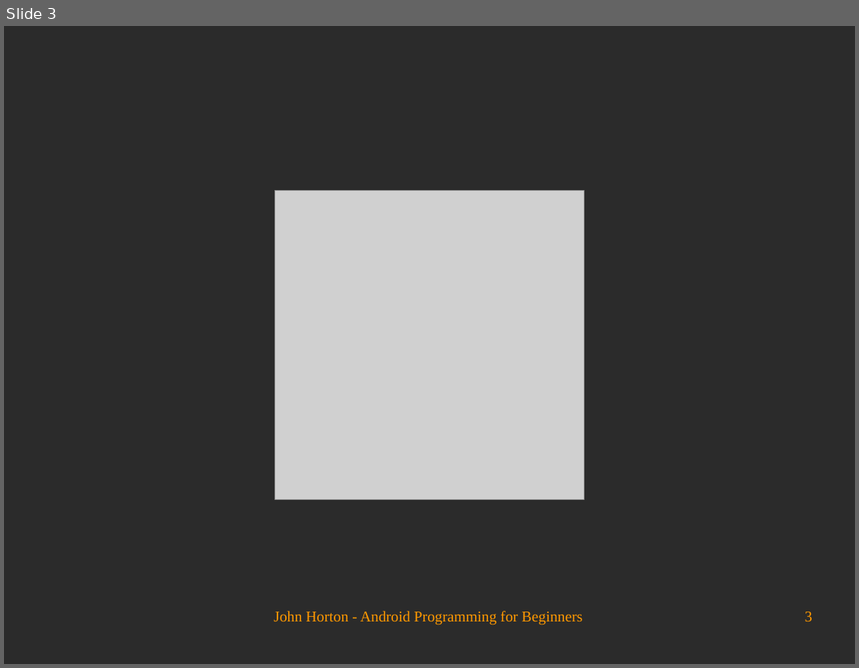
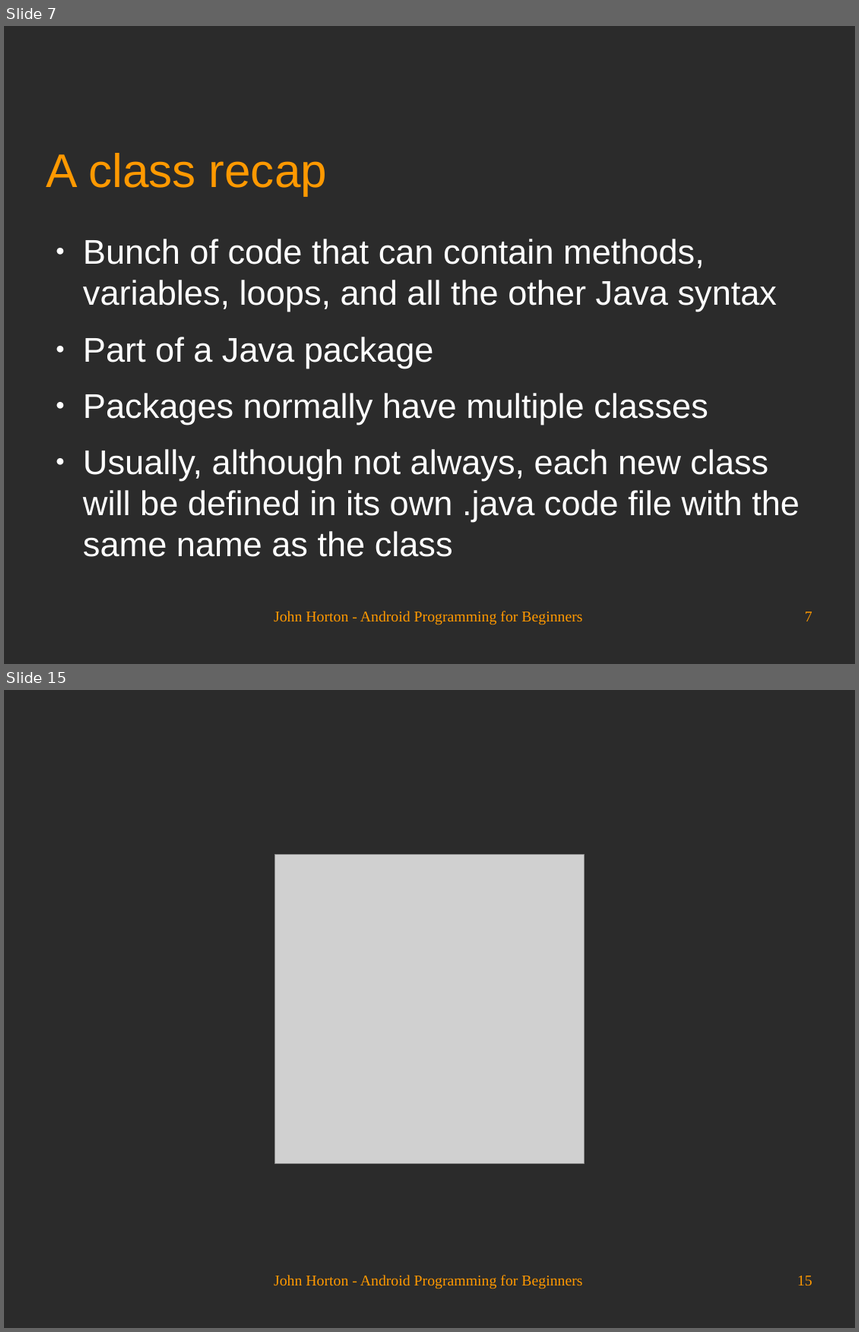
Before and after one commit to Academy-Soft-Intellect/Android-Programming-for-Beginners, a slide deck: 09_Object_Oriented_Programming.odp. Shown one above the other, each under a label of ours: slide 3 before the commit, slides 7 and 15 after it; the slides between them are not shown. The pictures are 859x668 and 859x1332 pixels, drawn with LibreOffice and Linux fonts; fonts in the diff are those of the drawing; grey boxes stand for pictures; background and template pictures are left out; a plain dark background stands for a picture behind light text. Boxes give left, top, right and bottom in pixels: in the first picture for what was removed or moved away, otherwise in the second. Text is boxed around its words. In the diff, an @@ line names an element or a change of style, - is before the commit and + after.

```diff
--- a/09_Object_Oriented_Programming.odp
+++ b/09_Object_Oriented_Programming.odp
@@ slide 7 added at (x1=4, y1=26, x2=855, y2=664), background picture (left out) @@
@@ title added at (x1=47, y1=153, x2=327, y2=195), 44 pt, text #FF9900 @@
+A class recap
@@ text added at (x1=83, y1=239, x2=800, y2=557), 32 pt, text #FFFFFF @@
+● Bunch of code that can contain methods, variables, loops, and all the other Java syntax
+● Part of a Java package
+● Packages normally have multiple classes
+● Usually, although not always, each new class will be defined in its own .java code file with the same name as the class
@@ text added at (x1=274, y1=611, x2=582, y2=626), 14 pt, text #FF9900 @@
+John Horton - Android Programming for Beginners
@@ page number added at (x1=805, y1=612, x2=813, y2=622), 14 pt, text #FF9900 @@
+7
@@ what was slide 3 is now slide 15 @@
@@ page number at (x1=797, y1=1276, x2=813, y2=1286): text changed @@
-3
+15
```
Also in this commit, not shown: 2 slides changed, 11 other slides added.
